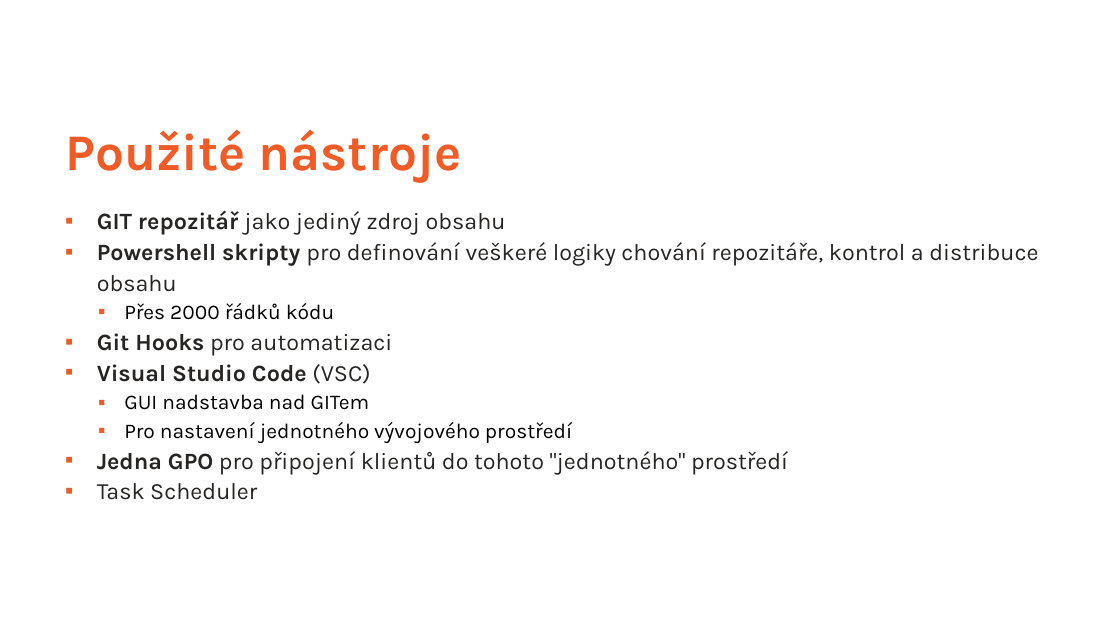
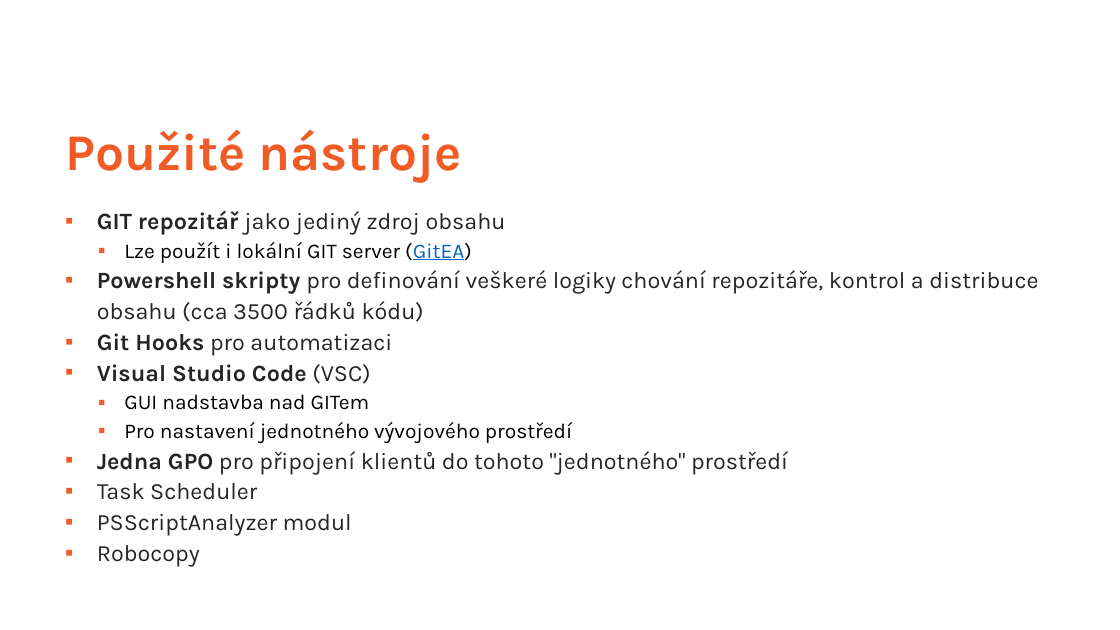
Before and after one commit to ztrhgf/Powershell_CICD_repository, a slide deck: slide 8 of WUG slajdy.pptx (slide 7 before the commit). Drawn at 1120x630 pixels with LibreOffice and Linux fonts; fonts in the diff are those of the drawing; background and template pictures are left out. Boxes give left, top, right and bottom in pixels: in the first picture for what was removed or moved away, otherwise in the second. Text is boxed around its words. In the diff, an @@ line names an element or a change of style, - is before the commit and + after.

```diff
--- a/WUG slajdy.pptx
+++ b/WUG slajdy.pptx
@@ text at [97,242,1038,322]: text changed @@
-▪ Powershell skripty pro definování veškeré logiky chování repozitáře, kontrol a distribuce obsahu
-  ▪ Přes 2000 řádků kódu
+  ▪ Lze použít i lokální GIT server (GitEA)
+▪ Powershell skripty pro definování veškeré logiky chování repozitáře, kontrol a distribuce obsahu (cca 3500 řádků kódu)
@@ text at [97,514,352,566]: paragraphs added @@
+▪ PSScriptAnalyzer modul
+▪ Robocopy
```
Also in this commit, not shown: 30 other slides changed, 4 slides added, 1 slide removed.
